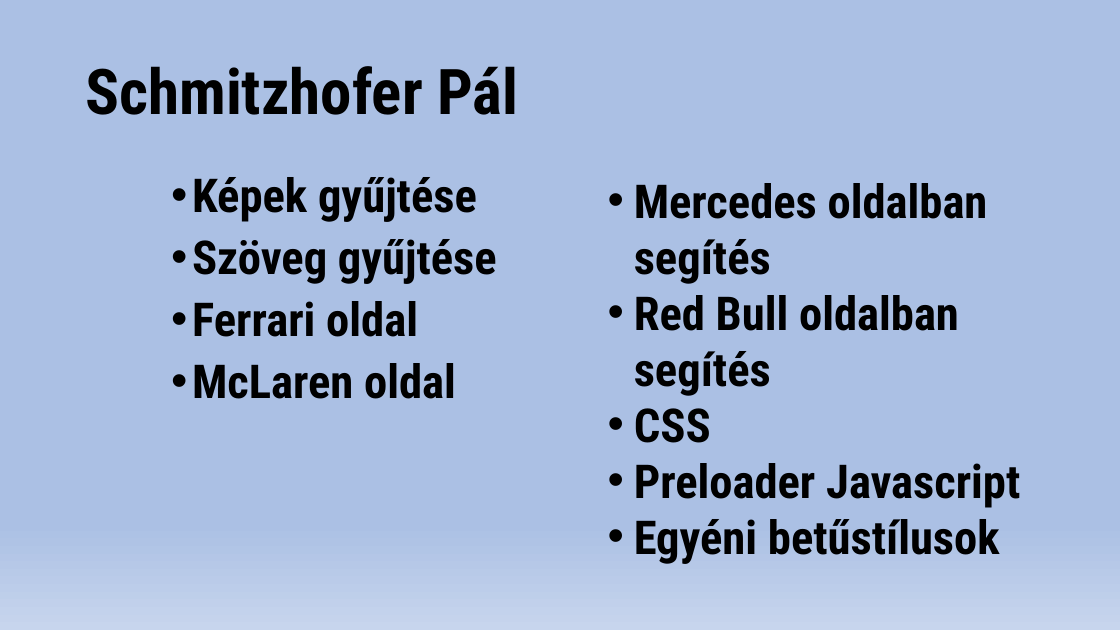
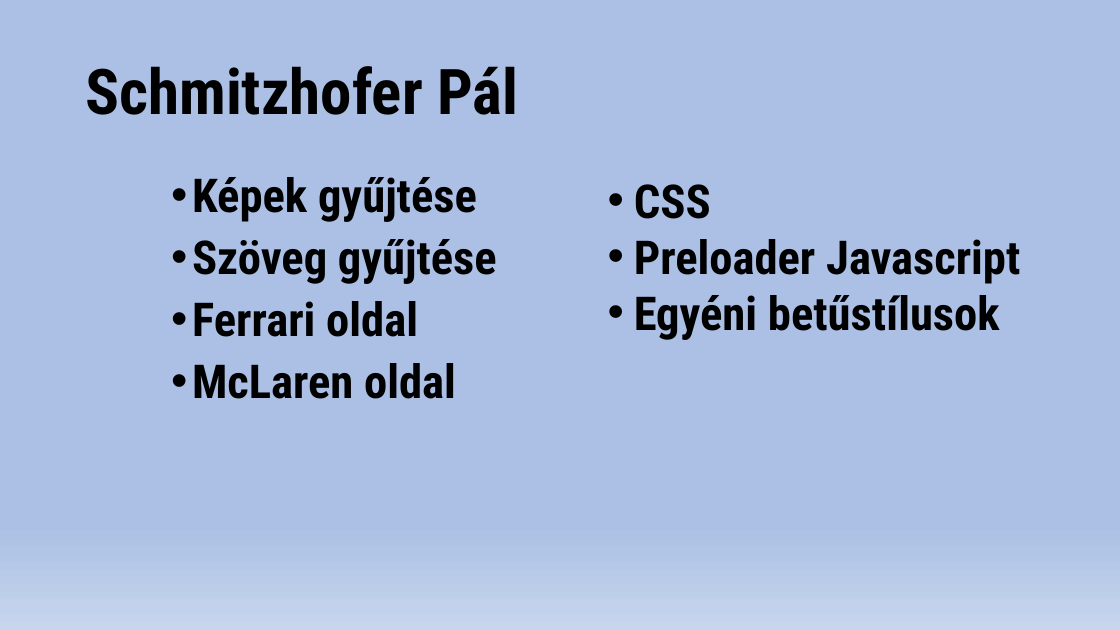
Before and after one commit to barthabende5/projektmunka, a slide deck: slide 3 of ppt/Projekt.pptx. Drawn at 1120x630 pixels with LibreOffice and Linux fonts; fonts in the diff are those of the drawing. Boxes give left, top, right and bottom in pixels: in the first picture for what was removed or moved away, otherwise in the second. Text is boxed around its words. In the diff, an @@ line names an element or a change of style, - is before the commit and + after.

Commit message:
ppt

```diff
--- a/ppt/Projekt.pptx
+++ b/ppt/Projekt.pptx
@@ text at bbox=[634, 183, 988, 396]: paragraphs removed @@
-• Mercedes oldalban segítés
-• Red Bull oldalban segítés
```
Also in this commit, not shown: 1 other slide changed.
